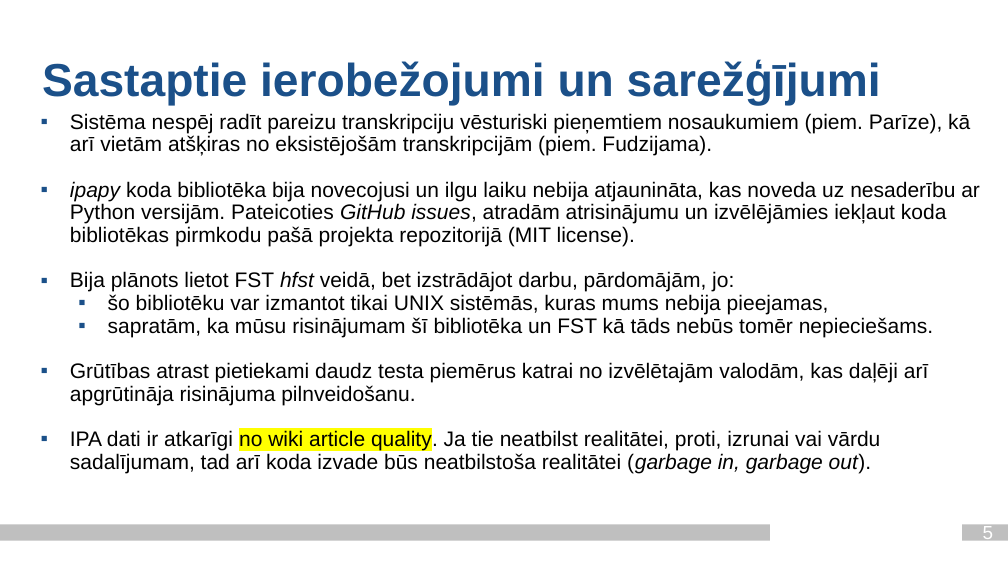
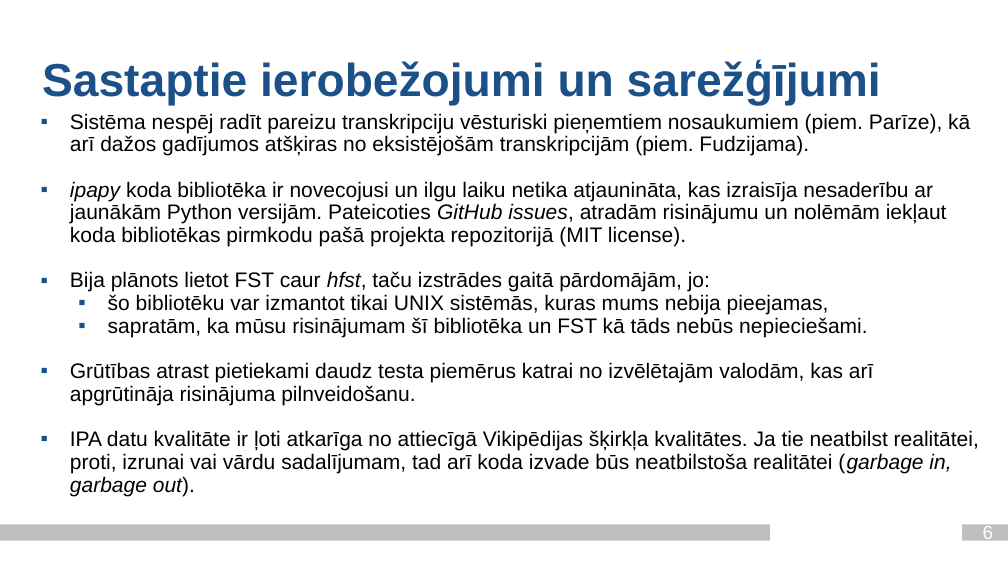
Before and after one commit to Paddlebear/valteh-ipa-translit, a slide deck: slide 6 of docs/valodasprez_2_ag21201_je21033.pptx (slide 5 before the commit). Drawn at 1008x567 pixels with LibreOffice and Linux fonts; fonts in the diff are those of the drawing; background and template pictures are left out. Boxes give left, top, right and bottom in pixels: in the first picture for what was removed or moved away, otherwise in the second. Text is boxed around its words. In the diff, an @@ line names an element or a change of style, - is before the commit and + after.

Commit message:
Finish presentation

```diff
--- a/docs/valodasprez_2_ag21201_je21033.pptx
+++ b/docs/valodasprez_2_ag21201_je21033.pptx
@@ text at [70,113,970,292]: text changed @@
-▪ Sistēma nespēj radīt pareizu transkripciju vēsturiski pieņemtiem nosaukumiem (piem. Parīze), kā arī vietām atšķiras no eksistējošām transkripcijām (piem. Fudzijama).
-▪ ipapy koda bibliotēka bija novecojusi un ilgu laiku nebija atjaunināta, kas noveda uz nesaderību ar Python versijām. Pateicoties GitHub issues, atradām atrisinājumu un izvēlējāmies iekļaut koda bibliotēkas pirmkodu pašā projekta repozitorijā (MIT license).
-▪ Bija plānots lietot FST hfst veidā, bet izstrādājot darbu, pārdomājām, jo:
+▪ Sistēma nespēj radīt pareizu transkripciju vēsturiski pieņemtiem nosaukumiem (piem. Parīze), kā arī dažos gadījumos atšķiras no eksistējošām transkripcijām (piem. Fudzijama).
+▪ ipapy koda bibliotēka ir novecojusi un ilgu laiku netika atjaunināta, kas izraisīja nesaderību ar jaunākām Python versijām. Pateicoties GitHub issues, atradām risinājumu un nolēmām iekļaut koda bibliotēkas pirmkodu pašā projekta repozitorijā (MIT license).
+▪ Bija plānots lietot FST caur hfst, taču izstrādes gaitā pārdomājām, jo:
@@ text at [70,317,979,496]: text changed @@
-  ▪ sapratām, ka mūsu risinājumam šī bibliotēka un FST kā tāds nebūs tomēr nepieciešams.
-▪ Grūtības atrast pietiekami daudz testa piemērus katrai no izvēlētajām valodām, kas daļēji arī apgrūtināja risinājuma pilnveidošanu.
-▪ IPA dati ir atkarīgi no wiki article quality. Ja tie neatbilst realitātei, proti, izrunai vai vārdu sadalījumam, tad arī koda izvade būs neatbilstoša realitātei (garbage in, garbage out).
+  ▪ sapratām, ka mūsu risinājumam šī bibliotēka un FST kā tāds nebūs nepieciešami.
+▪ Grūtības atrast pietiekami daudz testa piemērus katrai no izvēlētajām valodām, kas arī apgrūtināja risinājuma pilnveidošanu.
+▪ IPA datu kvalitāte ir ļoti atkarīga no attiecīgā Vikipēdijas šķirkļa kvalitātes. Ja tie neatbilst realitātei, proti, izrunai vai vārdu sadalījumam, tad arī koda izvade būs neatbilstoša realitātei (garbage in, garbage out).
@@ page number at [983,526,994,544]: text changed @@
-5
+6
```
Also in this commit, not shown: 7 other slides changed, 1 slide added, 2 other files.
